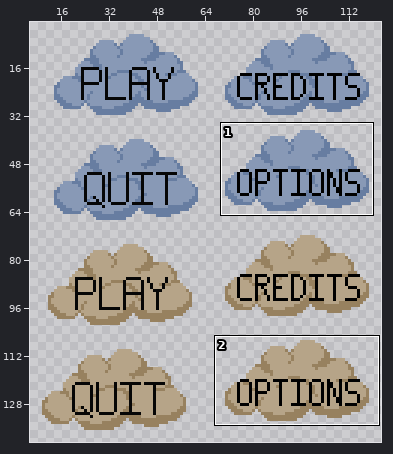
Two states of a sprite sheet, Assets/Sprites/Boutons.png. The picture above shows the old version from afar; the outline marks the close-up.
Close-up. As it was:
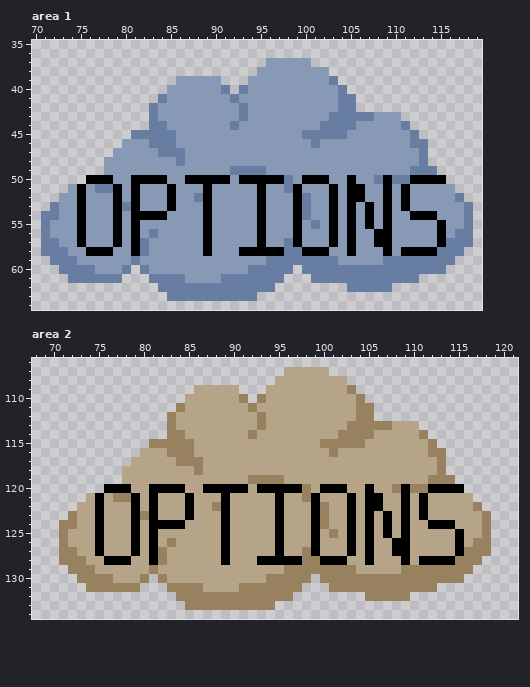
The file is 160x144 pixels. Shown: area 1: x 70..119, y 35..64; area 2: x 68..121, y 106..134. The wide view leaves out empty margins.
Once edited:
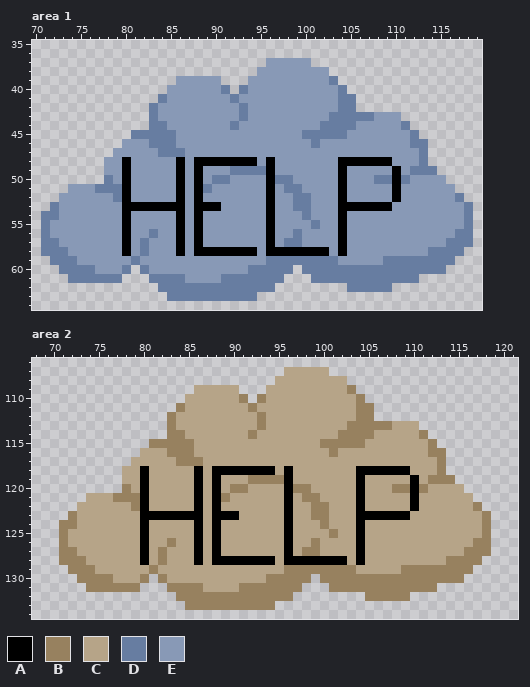
Palette (. is transparent): A #000000  B #97815f  C #b6a488  D #677da1  E #8899b6
The exact change:
--- area 1
@@ x 70..119 @@
 47 .........EEEEEDDDEEEEEEEEEEEEEEEEEEEEEEEEEED......
-48 ........EEEEEEEEDEEEEEEEEEEEEEEEEEEEEEEEEEED......
-49 ........EEEEEEEEEEEEEEDDDDEEEEEEEEEEEEEEEEDDD.....
-50 ......AAAEEAAAAEEAAAAAEAAAAADEAAAEEAEEDADDAAAA....
-51 ....EAEDDAEAEEEAEEEAEEEEEAEEDAEEEAEAAEEAEAEEEEE...
-52 ...EEAEEEAEAEEEAEEDAEEEEEAEEEADEEAEAAEEAEAEEEEED..
-53 ..DEEAEEEADAEEEAEEEAEEEEEAEEEADEEAEAEAEAEAEEEEEED.
-54 .DDEEAEEEAEAAAAEEEEAEEEEEAEEEADEEAEAEAEAEEAAAEEED.
-55 .DEEEAEEEAEAEEEEEEEAEEEEEAEEEAEDEAEAEAEAEEEEEAEED.
-56 .DEEEAEEEAEAEDEEEEEAEEEEEAEEEAEEEAEAEEAAEEEEEAEDD.
-57 .DDEEAEEEAEADEEEEEEAEEEEEAEEDAEEEAEAEEAAEEEEEADDD.
-58 .DDDEEAAAEEADEEEEEEAEEEAAAAADDAAAEEAEEEAEAAAADDD..
+48 ........EEAEEEEEAEAAAAAAAEAEEEEEEEAAAAAAEEED......
+49 ........EEAEEEEEAEAEEEDDDDAEEEEEEEAEEEEEAEDDD.....
+50 ........DEAEEEEEAEAEDDEEEEADDEEEEEAEEEDDADEEEE....
+51 ....EEEDDDAEEEEEAEADEEEEEEAEDDEEEEAEEEEEAEEEEEE...
+52 ...EEEEEEDAEEEEEAEAEEEEEEEAEEDDEEEAEEEEEAEEEEEED..
+53 ..DEEEEEEEAAAAAAAEAAAEEEEEAEEDDEEEAAAAAAEEEEEEEED.
+54 .DDEEEEEEEAEEEEEAEAEEEEEEEAEEEDEEEAEEEEEEEEEEEEED.
+55 .DEEEEEEEEAEEEEEAEAEEEEEEEAEEEEDEEAEEEEEEEEEEEEED.
+56 .DEEEEEEEEAEEDEEAEAEEEEEEEAEEDEEEEAEEEEEEEEEEEEDD.
+57 .DDEEEEEEEAEDEEEAEAEEEEEEEAEDDEEEEAEEEEEEEEEEEDDD.
+58 .DDDEEEEEEAEDEEEAEAAAAAAAEAAAAAAAEAEEEEEEEEEDDDD..
 59 ..DDDEEEEEEDEEEEEEEEEEEEEEDDDDDDDDEEEEEDDDDDDDD...
--- area 2
@@ x 68..121 @@
 117 ...........CCCCCBBBCCCCCCCCCCCCCCCCCCCCCCCCCCB........
-118 ..........CCCCCCCCBCCCCCCCCCCCCCCCCCCCCCCCCCCB........
-119 ..........CCCCCCCCCCCCCCBBBBCCCCCCCCCCCCCCCCBBB.......
-120 ........AAACCAAAACCAAAAACAAAAABCAAACCACCBABBAAAA......
-121 ......CACBBACACCCACCCACCCCCACCBACCCACAACCACACCCCC.....
-122 .....CCACCCACACCCACCBACCCCCACCCABCCACAACCACACCCCCB....
-123 ....BCCACCCABACCCACCCACCCCCACCCABCCACACACACACCCCCCB...
-124 ...BBCCACCCACAAAACCCCACCCCCACCCABCCACACACACCAAACCCB...
-125 ...BCCCACCCACACCCCCCCACCCCCACCCACBCACACACACCCCCACCB...
-126 ...BCCCACCCACACBCCCCCACCCCCACCCACCCACACCAACCCCCACBB...
-127 ...BBCCACCCACABCCCCCCACCCCCACCBACCCACACCAACCCCCABBB...
-128 ...BBBCCAAACCABCCCCCCACCCAAAAABBAAACCACCCACAAAABBB....
+118 ..........CCACCCCCACAAAAAAACACCCCCCCAAAAAACCCB........
+119 ..........CCACCCCCACACCCBBBBACCCCCCCACCCCCACBBB.......
+120 ..........BCACCCCCACACBBCCCCABBCCCCCACCCBBABCCCC......
+121 ......CCCBBBACCCCCACABCCCCCCACBBCCCCACCCCCACCCCCC.....
+122 .....CCCCCCBACCCCCACACCCCCCCACCBBCCCACCCCCACCCCCCB....
+123 ....BCCCCCCCAAAAAAACAAACCCCCACCBBCCCAAAAAACCCCCCCCB...
+124 ...BBCCCCCCCACCCCCACACCCCCCCACCCBCCCACCCCCCCCCCCCCB...
+125 ...BCCCCCCCCACCCCCACACCCCCCCACCCCBCCACCCCCCCCCCCCCB...
+126 ...BCCCCCCCCACCBCCACACCCCCCCACCBCCCCACCCCCCCCCCCCBB...
+127 ...BBCCCCCCCACBCCCACACCCCCCCACBBCCCCACCCCCCCCCCCBBB...
+128 ...BBBCCCCCCACBCCCACAAAAAAACAAAAAAACACCCCCCCCCBBBB....
 129 ....BBBCCCCCCBCCCCCCCCCCCCCCBBBBBBBBCCCCCBBBBBBBB.....
Changed places in both close-ups, as pixel boxes (x1, y1, x2, y2):
changed: (77, 157, 446, 256)
changed: (95, 466, 464, 565)
